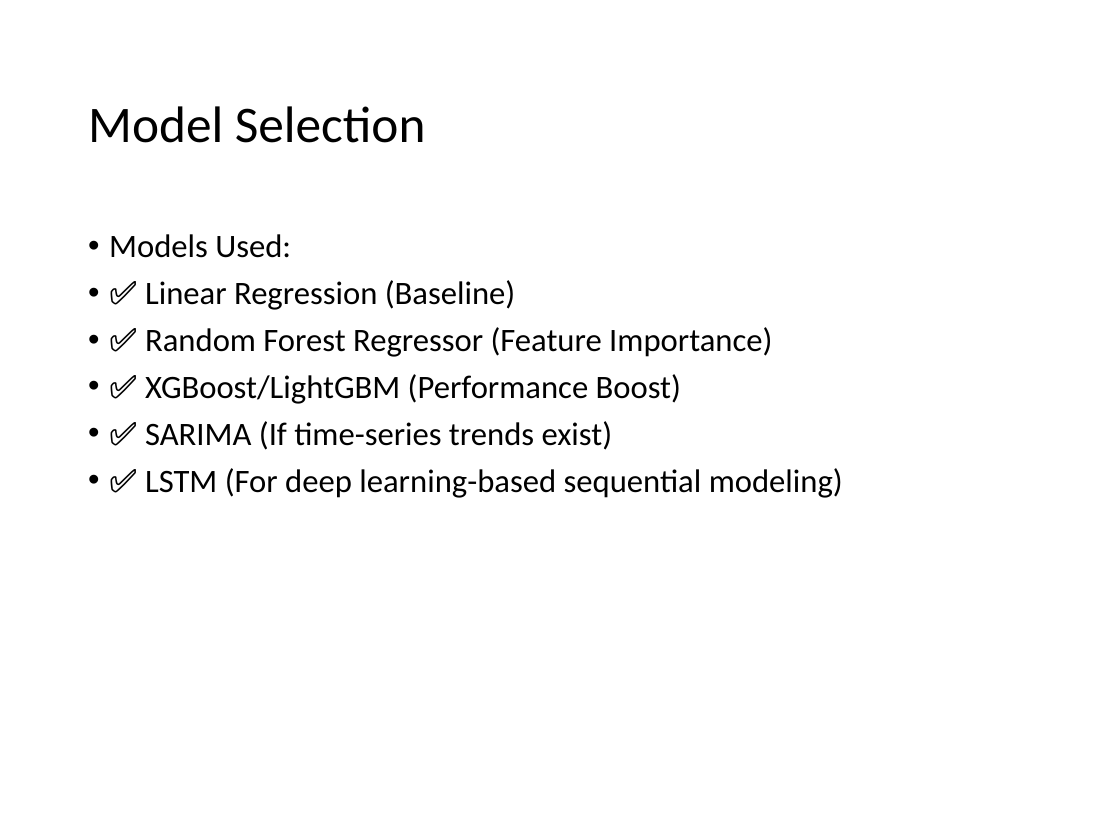
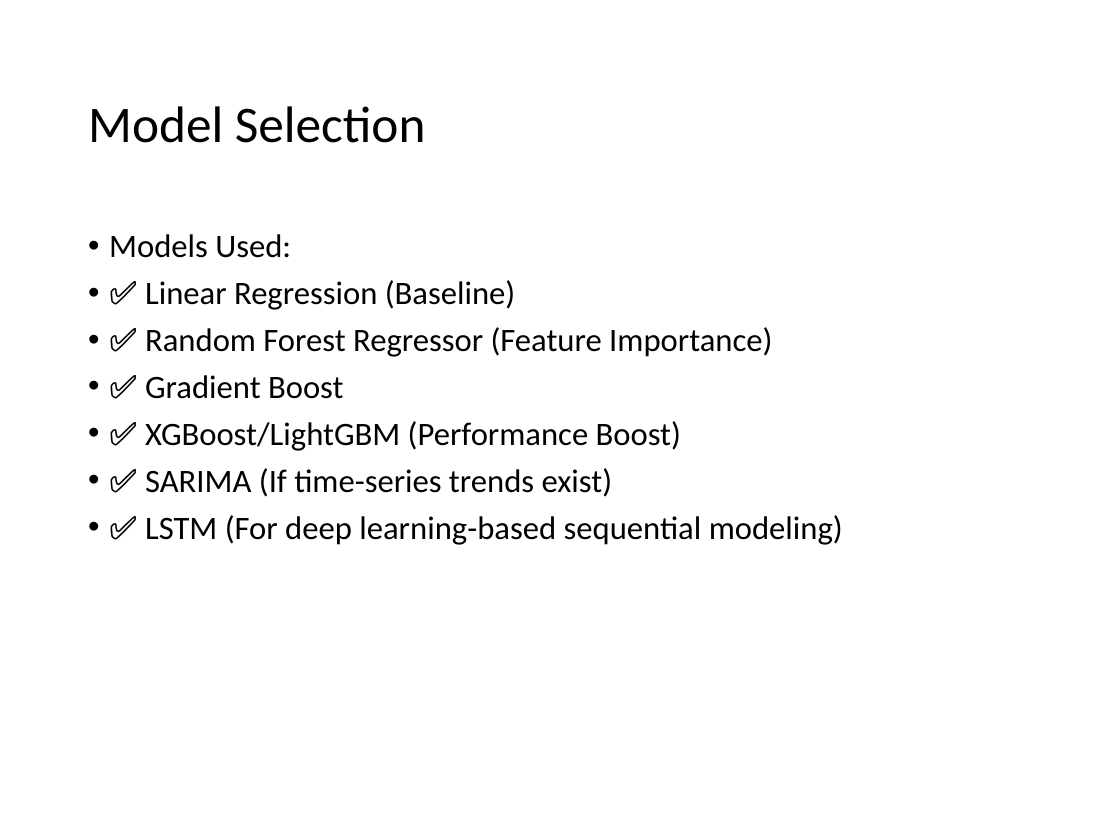
Before and after one commit to bharat15-ml/PVR_Movie_Project, a slide deck: slide 5 of Theatre_Seat_Occupancy.pptx. Drawn at 1120x840 pixels with LibreOffice and Linux fonts; fonts in the diff are those of the drawing. Boxes give left, top, right and bottom in pixels: in the first picture for what was removed or moved away, otherwise in the second. Text is boxed around its words. In the diff, an @@ line names an element or a change of style, - is before the commit and + after.

```diff
--- a/Theatre_Seat_Occupancy.pptx
+++ b/Theatre_Seat_Occupancy.pptx
@@ text at (145,375,344,399): paragraph added @@
+• ✅ Gradient Boost
```
Also in this commit, not shown: 2 other slides changed, 1 slide added.
